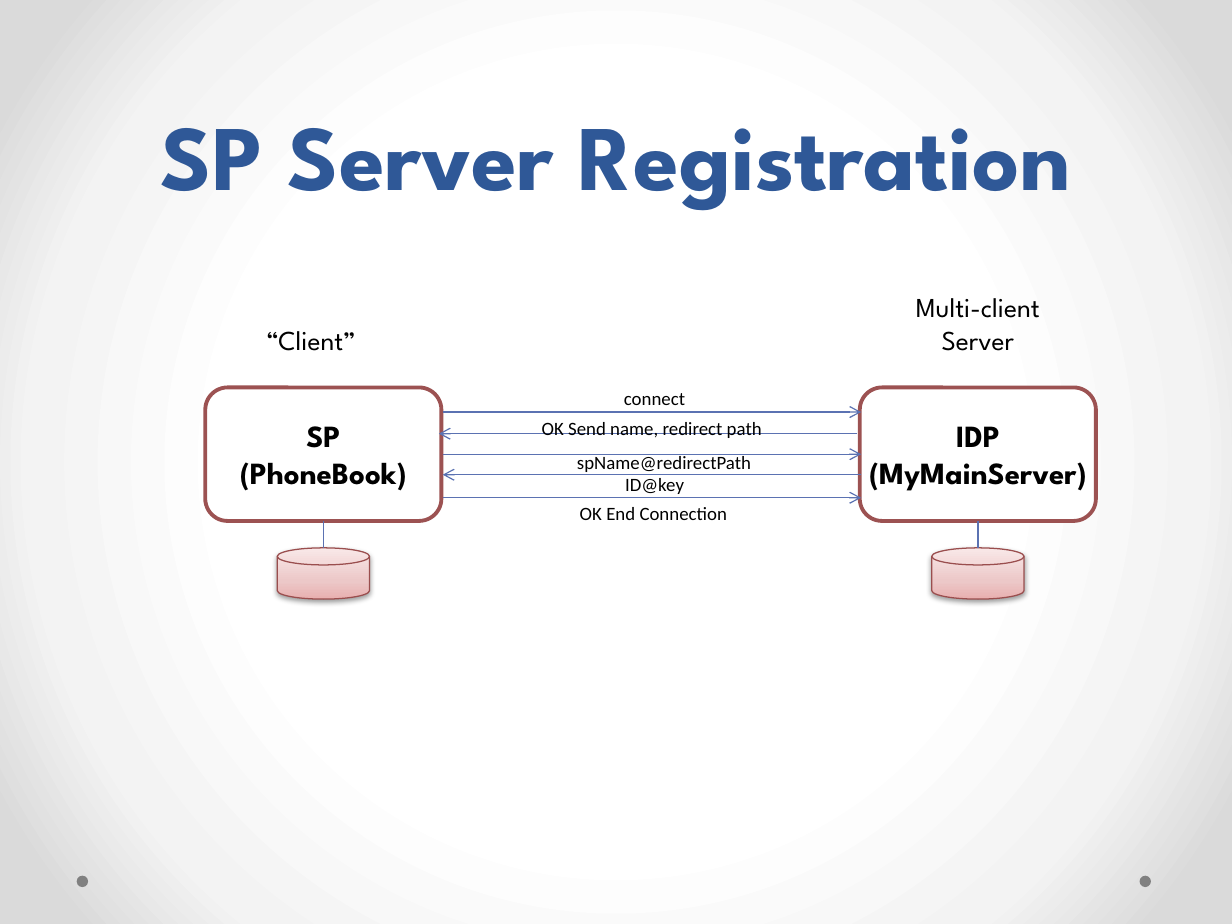
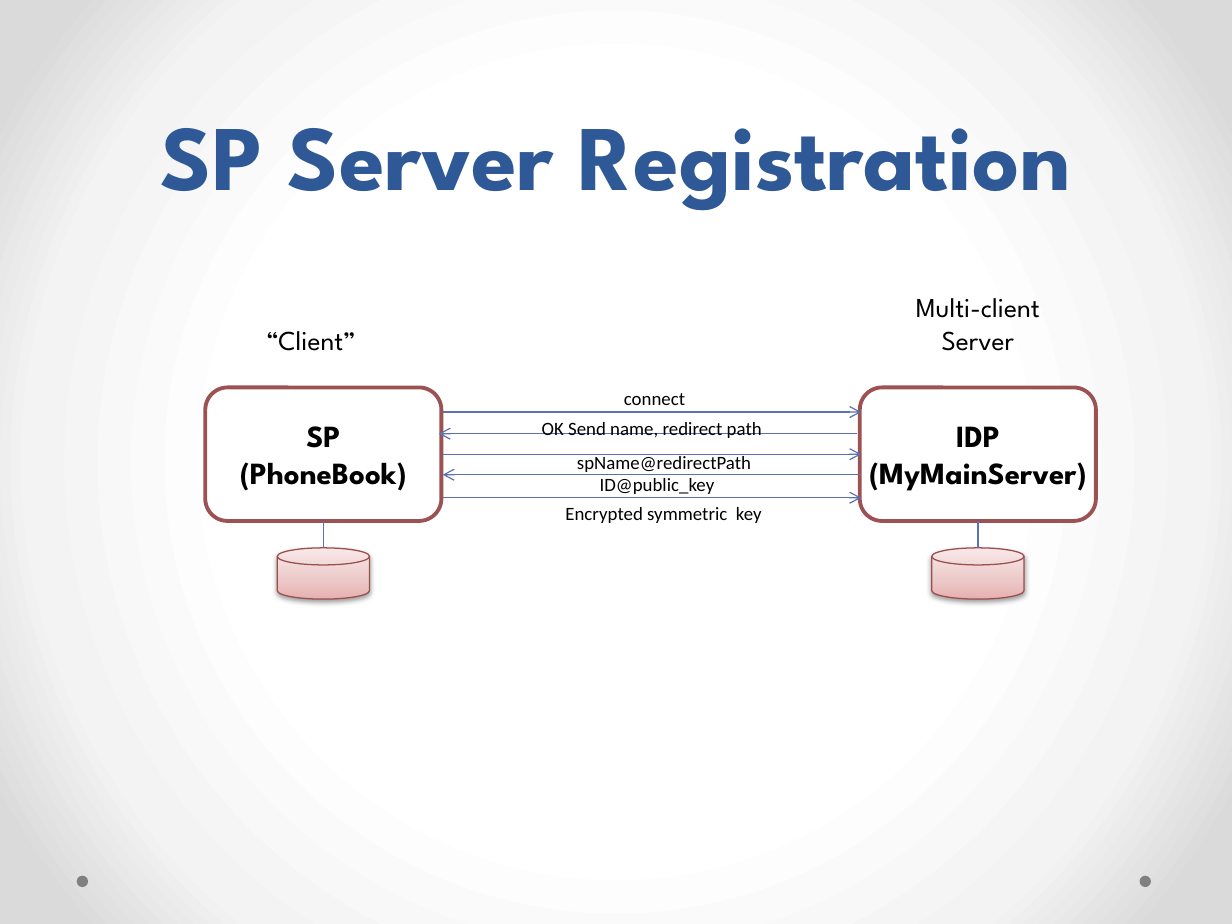
Before and after one commit to ELLE209/MyProject, a slide deck: slide 4 of project_presentation.pptx. Drawn at 1232x924 pixels with LibreOffice and Linux fonts; fonts in the diff are those of the drawing. Boxes give left, top, right and bottom in pixels: in the first picture for what was removed or moved away, otherwise in the second. Text is boxed around its words. In the diff, an @@ line names an element or a change of style, - is before the commit and + after.

```diff
--- a/project_presentation.pptx
+++ b/project_presentation.pptx
@@ text at (600,478,715,494): text changed @@
-ID@key
+ID@public_key
@@ text at (565,507,762,523): text changed @@
-OK End Connection
+Encrypted symmetric key
```
Also in this commit, not shown: 1 slide added, 7 other files.
